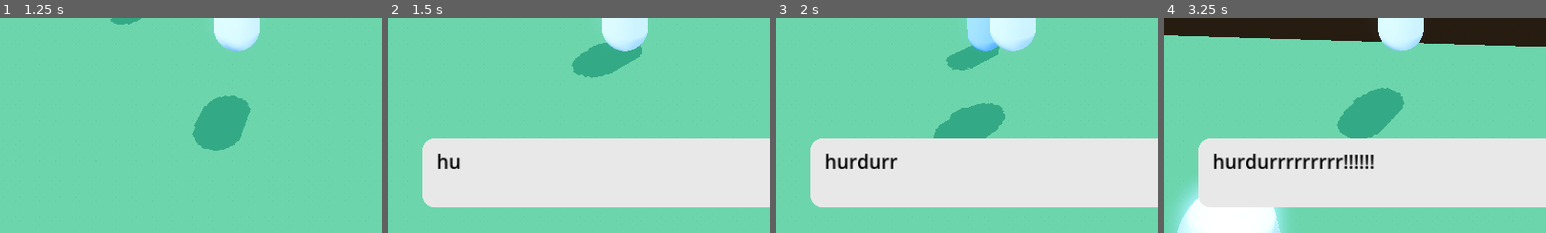
Above: before the commit, frames 1-4 (left to right).
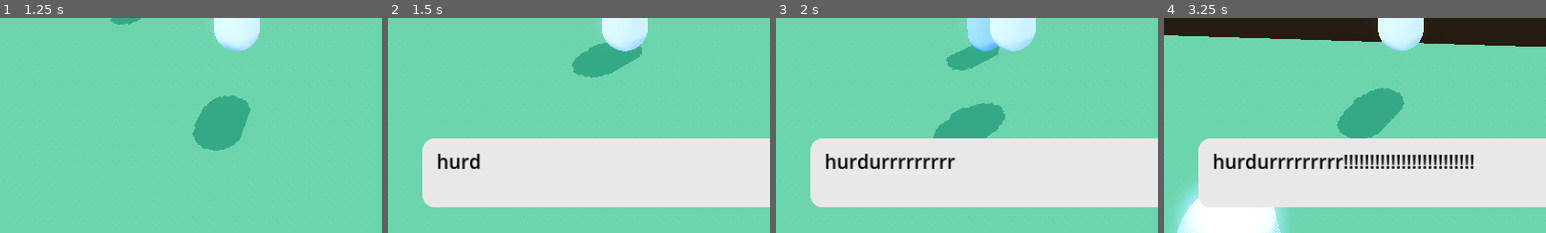
Above: after the commit, the same moments.

Repository: kyle-hessel/godot-narrative-prototype
Game: Godot game, scene res://scenes/main.tscn
Same seed, same stepped clock (60 frames per second), same inputs: the game is played once before the commit and once after it. The engine's default icon, where the game draws it, is replaced by a stand-in: a white triangle on a blue panel in a dark square.
Inputs (mouse positions are % of the whole screen's width and height, from its top left):
- Up to frame 1 (1.25 s): tap Enter at 0.5 s; move the mouse to (55, 50) at 0.52 s; hold W (forward) from 0.53 s (still down); tap Space (jump) at 0.6, 0.77, 1.07 s
- Up to frame 2 (1.5 s): keep holding W (forward); move the mouse to (45, 50) at 1.27 s; tap 1 (combat_action1) at 1.35 s
- Up to frame 3 (2 s): keep holding W (forward); tap Space (jump) at 1.52, 1.55, 1.82 s
- Up to frame 4 (3.25 s): keep holding W (forward); move the mouse to (52, 48) at 2.02 s; hold 2 (combat_action2) 2.03-2.78 s; tap Space (jump) at 2.3, 3.02, 3.05 s; move the mouse to (49, 52) at 2.77 s; tap 3 (combat_action3) at 2.85 s
The pictures show only the part of the screen within x 19-69%, y 50-100%; the shares and areas given below are measured in that part.

Frame 1 is identical in both runs. In frame 2, 0.2% of the frame differs, in the area x 19-25%, y 63-71%; in frame 3, 0.5%; in frame 4, 1.1%, in the area x 55-82%, y 63-71%.

Commit message:
Added a test BBCode to show that the new system is working as intended, and added comments to some of the new/modified code.

Diff:
--- a/scenes/UI/dialogue/textbox_default.tscn
+++ b/scenes/UI/dialogue/textbox_default.tscn
@@ -31,4 +31,4 @@
 layout_mode = 2
 
 [node name="LetterDisplayTimer" type="Timer" parent="."]
-wait_time = 0.1
+wait_time = 0.05
--- a/scenes/main.tscn
+++ b/scenes/main.tscn
@@ -111,7 +111,7 @@
 [sub_resource type="Resource" id="Resource_geav3"]
 script = ExtResource("6_abhvg")
 dialogue_type = 0
-dialogue_options = Array[Array]([["I have nothing to say to you."]])
+dialogue_options = Array[Array]([["I have [b]nothing[/b] to say to you."]])
 next_dialogue = SubResource("Resource_3cqax")
 
 [node name="Main" type="Node3D"]
--- a/scripts/UI/dialogue/text/dialogue_label_color.gd
+++ b/scripts/UI/dialogue/text/dialogue_label_color.gd
@@ -7,6 +7,6 @@
 	return TextServerManager.get_primary_interface()
 
 func _process_custom_fx(char_fx: CharFXTransform) -> bool:
-	char_fx.color=char_fx.env.get("color")
+	char_fx.color = char_fx.env.get("color")
 
 	return true
--- a/scripts/UI/dialogue/text/dialogue_label_reveal.gd
+++ b/scripts/UI/dialogue/text/dialogue_label_reveal.gd
@@ -17,17 +17,21 @@
 	#if char_int == "a".unicode_at(0):
 		#char_fx.visible = false
 
+	# if the index of the current character is greater than the reveal position, keep it hidden.
 	if char_fx.relative_index > reveal_pos:
 		char_fx.visible = false
 
+	# if advance_letter is true, increment the reveal_pos and then instantly disable advance_letter once more.
 	if advance_letter:
 		reveal_pos += 1
 		advance_letter = false
 
 	return true
 
+# temporarily enable advance_letter from a signal trigger in textbox.gd.
 func _on_letter_display_timer_timeout() -> void:
 	advance_letter = true
 
+# temporarily reset reveal_pos from a signal trigger in textbox.gd.
 func _on_signal_show_entire_line() -> void:
 	reveal_pos = 500 # a big number to overload the whole string.
--- a/scripts/UI/dialogue/textbox.gd
+++ b/scripts/UI/dialogue/textbox.gd
@@ -24,28 +24,34 @@
 	# ARBITRARY wraps per-letter, WORD wraps, well, per-word.
 	dialogue_label.autowrap_mode = TextServer.AUTOWRAP_WORD_SMART
 
-	# each time the timer started by display_letter ends, said function is recursively called again by this lambda function.
-	#letter_display_timer.timeout.connect(func(): display_letter())
-
+	# install the reveal effect.
 	dialogue_label.install_effect(text_reveal_effect)
 
+	# loop over any RichTextEffects.
 	for e in dialogue_label.custom_effects.size():
+		# if the effect is our reveal effect, act on it.
 		if dialogue_label.custom_effects[e] is RichTextEffectReveal:
+			# reset reveal_pos any time a new textbox is spawned.
 			dialogue_label.custom_effects[e].reveal_pos = 0
+			# increment the reveal effect in RichTextEffectReveal using the timer in this scene.
 			letter_display_timer.timeout.connect(dialogue_label.custom_effects[e]._on_letter_display_timer_timeout)
+			# also increment our letter index with this lambda function.
 			letter_display_timer.timeout.connect(func():
 				letter_index += 1
+				# once the letter index is equal or greater than the length of the dialogue, finish displaying.
 				if letter_index >= dialogue.length():
 					display_line()
 			)
+			# show all text at once in RichTextEffectReveal by connecting a function there to this signal.
 			finished_displaying.connect(dialogue_label.custom_effects[e]._on_signal_show_entire_line)
 
+# pass in dialogue, start the display timer, and add the [reveal] tag to the displayed text.
 func begin_display_dialogue(text_to_display: String) -> void:
 	dialogue = text_to_display
 	letter_display_timer.start()
 	dialogue_label.text = "[reveal]" + dialogue + "[/reveal]"
 
-# this function overrides displaying each letter and jumps to displaying the entire dialogue string.
+# this function deems the entire dialogue line as displayed, meaning we can move onto the next line on the next key press.
 func display_line() -> void:
 	letter_display_timer.stop()
 	finished_displaying.emit()
